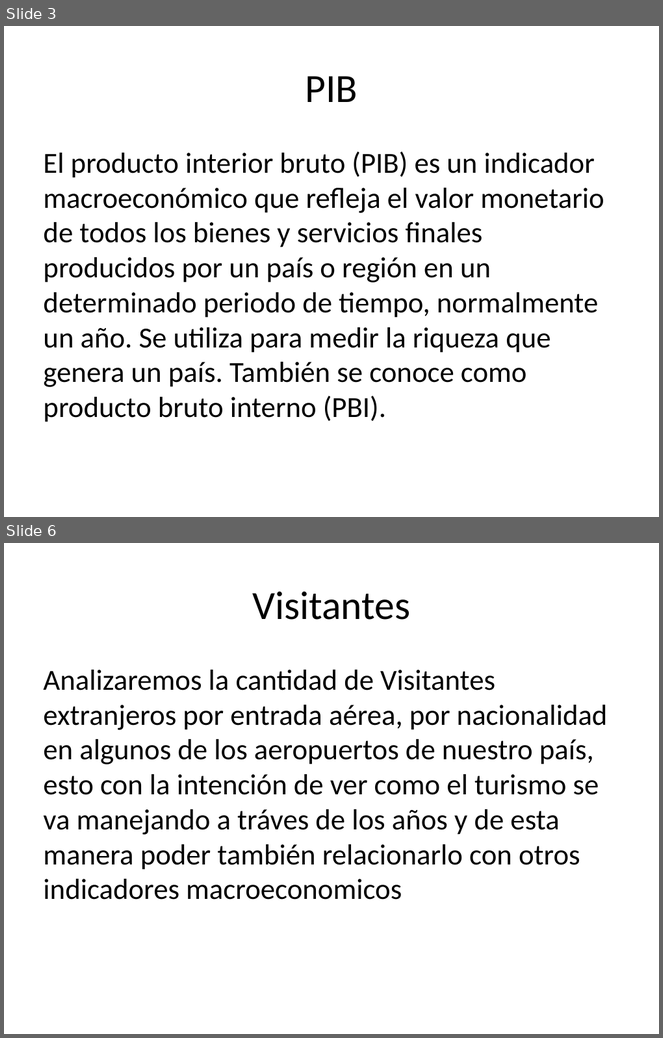
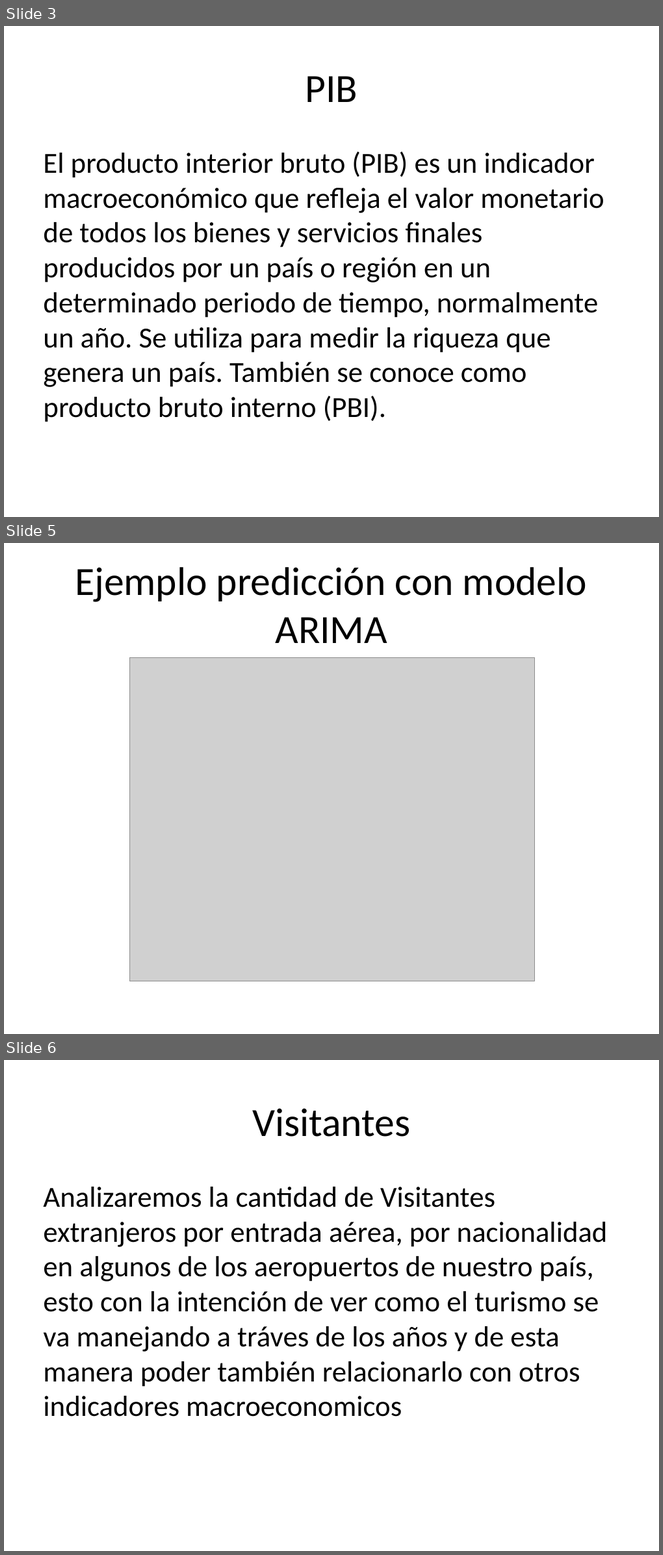
Before and after one commit to ITESO-PAP4J09-Ciencia-de-datos/COVID19, a slide deck: INDICADORES_MACROECONOMICOS/José/Presentación.pptx. Shown one above the other, each under a label of ours: slides 3 and 6 before the commit, slides 3, 5 and 6 after it; the slides between them are not shown. The pictures are 663x1038 and 663x1555 pixels, drawn with LibreOffice and Linux fonts; fonts in the diff are those of the drawing; grey boxes stand for pictures. Boxes give left, top, right and bottom in pixels: in the first picture for what was removed or moved away, otherwise in the second. Text is boxed around its words. In the diff, an @@ line names an element or a change of style, - is before the commit and + after.

```diff
--- a/INDICADORES_MACROECONOMICOS/José/Presentación.pptx
+++ b/INDICADORES_MACROECONOMICOS/José/Presentación.pptx
@@ slide 5 added at box(4, 543, 659, 1034), background #FFFFFF @@
@@ title added at box(75, 567, 587, 643), 44 pt, text #000000 @@
+Ejemplo predicción con modelo ARIMA
@@ picture added at box(130, 657, 534, 981) @@
```
Also in this commit, not shown: 1 slide changed, 3 slides removed, 8 other files.
